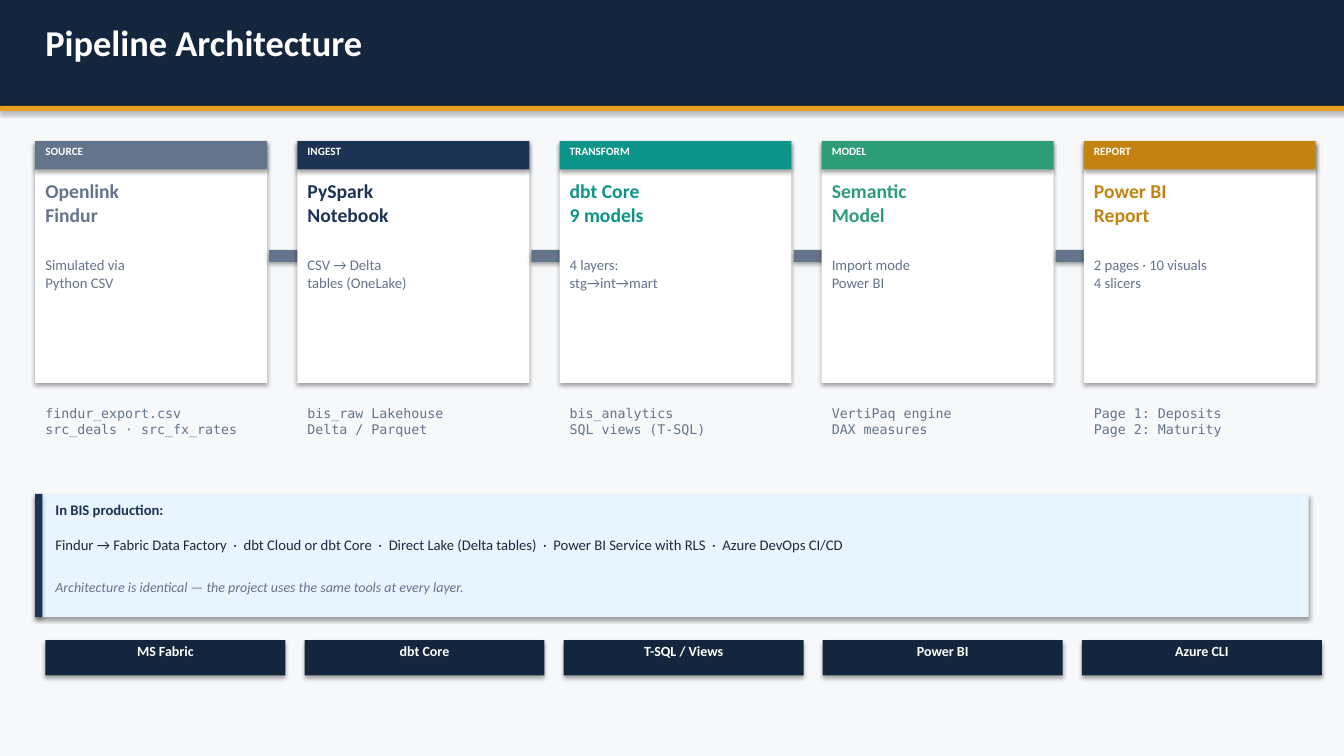
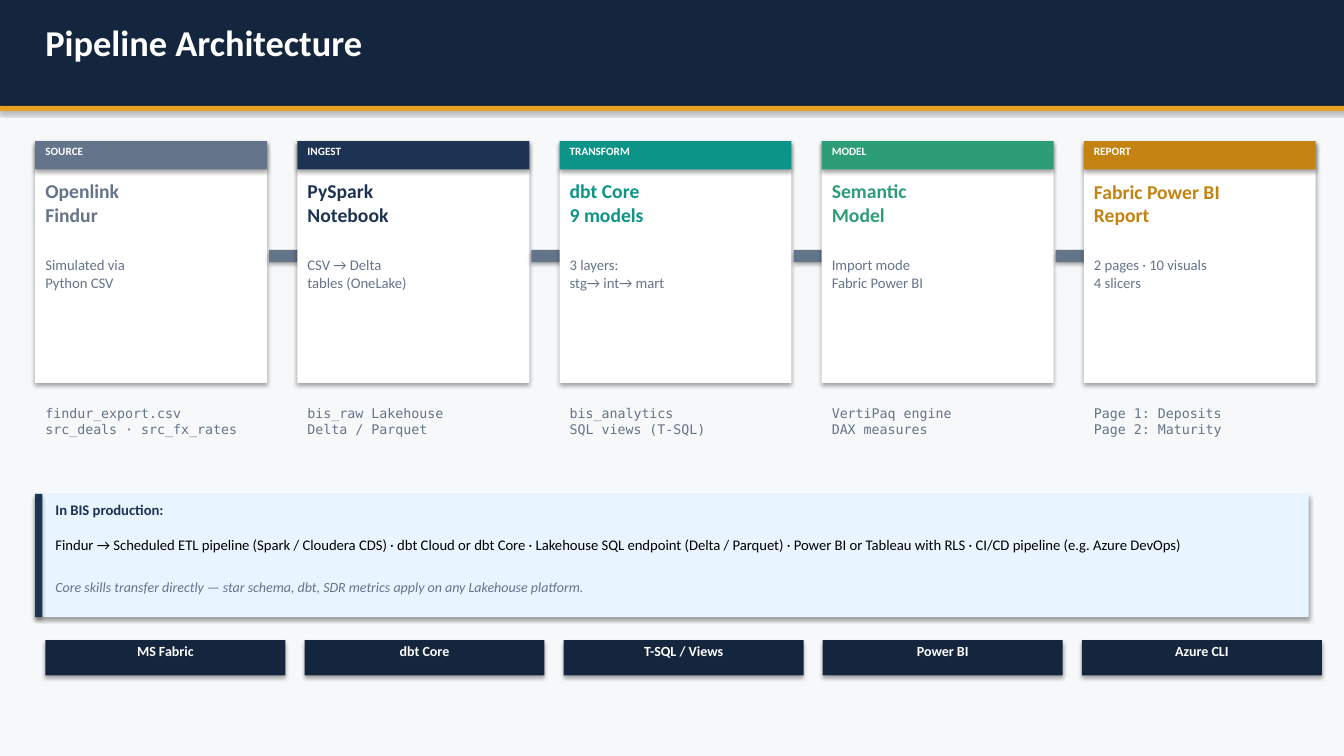
Before and after one commit to gauthiny-glitch/BIS_Analytics_Pipeline, a slide deck: slide 4 of docs/BIS_Portfolio_Deck.pptx. Drawn at 1344x756 pixels with LibreOffice and Linux fonts; fonts in the diff are those of the drawing. Boxes give left, top, right and bottom in pixels: in the first picture for what was removed or moved away, otherwise in the second. Text is boxed around its words. In the diff, an @@ line names an element or a change of style, - is before the commit and + after.

```diff
--- a/docs/BIS_Portfolio_Deck.pptx
+++ b/docs/BIS_Portfolio_Deck.pptx
@@ text at (1094,185,1219,225): text changed @@
-Power BI
-Report
+Fabric Power BI
+Report
@@ text at (570,260,665,291): text changed @@
-4 layers:
-stg→int→mart
+3 layers:
+stg→ int→ mart
@@ text at (832,260,923,288): text changed @@
-Import mode
-Power BI
+Import mode
+Fabric Power BI
@@ text at (55,539,1180,553): text changed; text colour #1E293B to #000000 @@
-Findur → Fabric Data Factory · dbt Cloud or dbt Core · Direct Lake (Delta tables) · Power BI Service with RLS · Azure DevOps CI/CD
+Findur → Scheduled ETL pipeline (Spark / Cloudera CDS) · dbt Cloud or dbt Core · Lakehouse SQL endpoint (Delta / Parquet) · Power BI or Tableau with RLS · CI/CD pipeline (e.g. Azure DevOps)
@@ text at (55,582,583,594): text changed @@
-Architecture is identical — the project uses the same tools at every layer.
+Core skills transfer directly — star schema, dbt, SDR metrics apply on any Lakehouse platform.
```
Also in this commit, not shown: 5 other slides changed, 3 other files.
